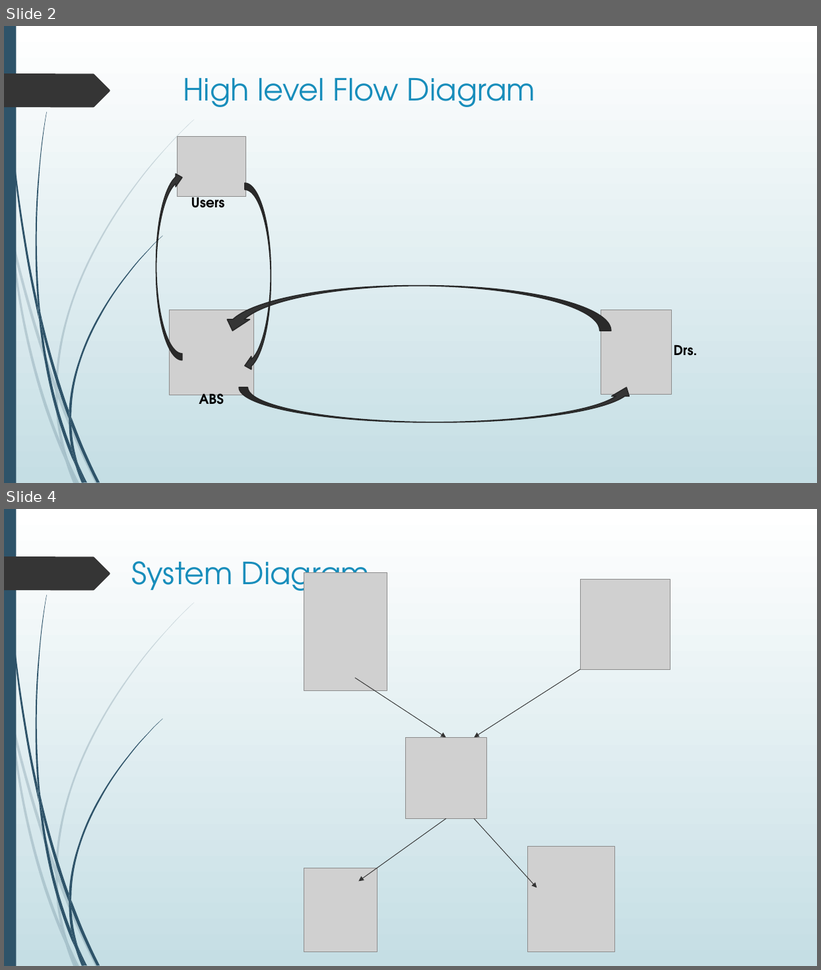
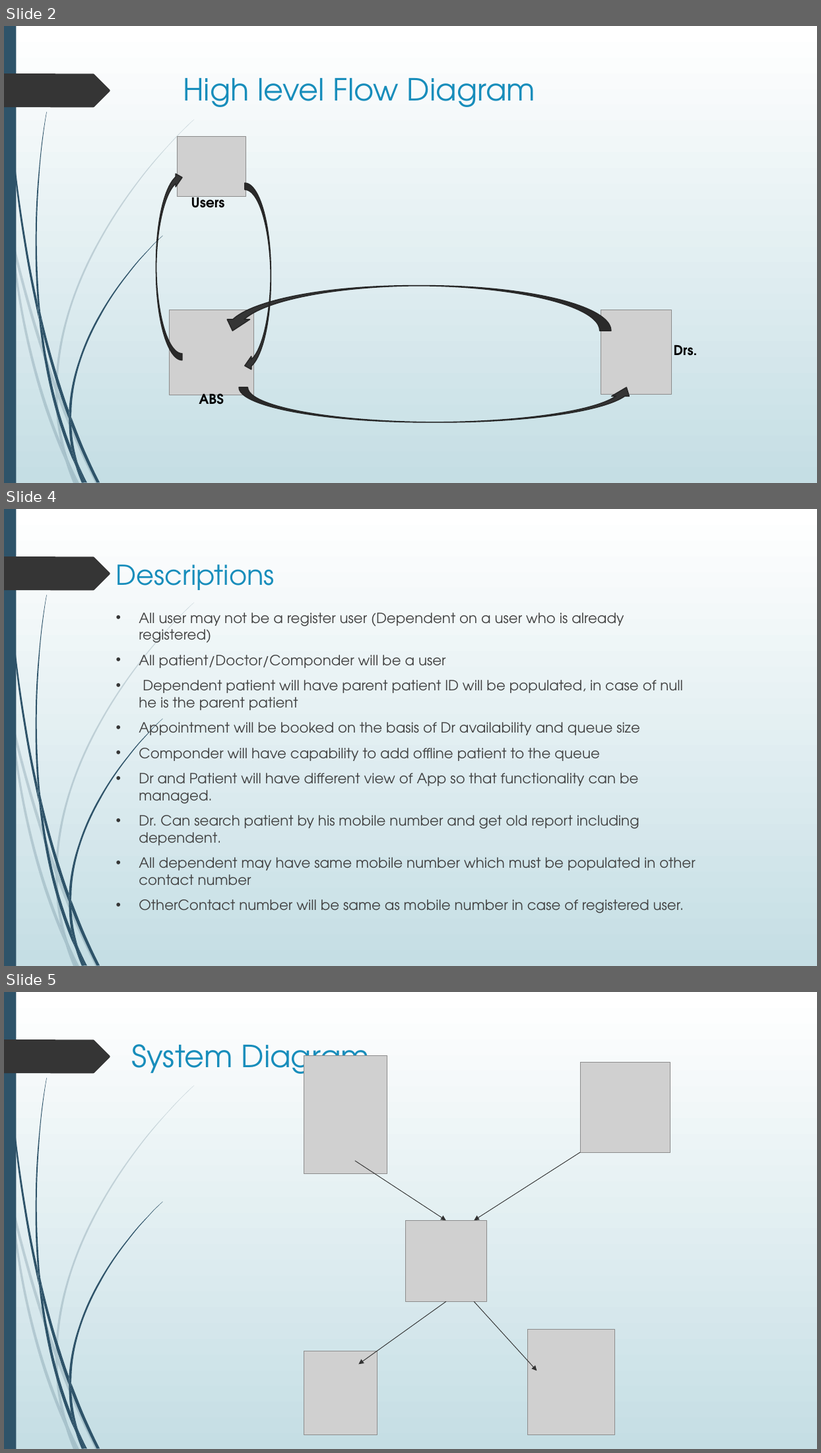
Before and after one commit to gitish/abs, a slide deck: docs/ABS.pptx. Shown one above the other, each under a label of ours: slides 2 and 4 before the commit, slides 2, 4 and 5 after it; the slides between them are not shown. The pictures are 821x970 and 821x1453 pixels, drawn with LibreOffice and Linux fonts; fonts in the diff are those of the drawing; grey boxes stand for pictures. Boxes give left, top, right and bottom in pixels: in the first picture for what was removed or moved away, otherwise in the second. Text is boxed around its words. In the diff, an @@ line names an element or a change of style, - is before the commit and + after.

```diff
--- a/docs/ABS.pptx
+++ b/docs/ABS.pptx
@@ slide 4 added at [4, 509, 817, 966], background gradient #FFFFFF to #C5DEE5; not listed: 24 template elements that a slide beside it also shows @@
@@ title added at [116, 564, 275, 590], 32.4 pt, text #178DBB @@
+Descriptions
@@ text added at [139, 613, 695, 914], 16.6 pt, text #404040 @@
+• All user may not be a register user (Dependent on a user who is already registered)
+• All patient/Doctor/Componder will be a user
+• Dependent patient will have parent patient ID will be populated, in case of null he is the parent patient
+• Appointment will be booked on the basis of Dr availability and queue size
+• Componder will have capability to add offline patient to the queue
+• Dr and Patient will have different view of App so that functionality can be managed.
+• Dr. Can search patient by his mobile number and get old report including dependent.
+• All dependent may have same mobile number which must be populated in other contact number
+• OtherContact number will be same as mobile number in case of registered user.
@@ what was slide 4 is now slide 5 @@
```
Also in this commit, not shown: 1 slide changed, 1 other file.
